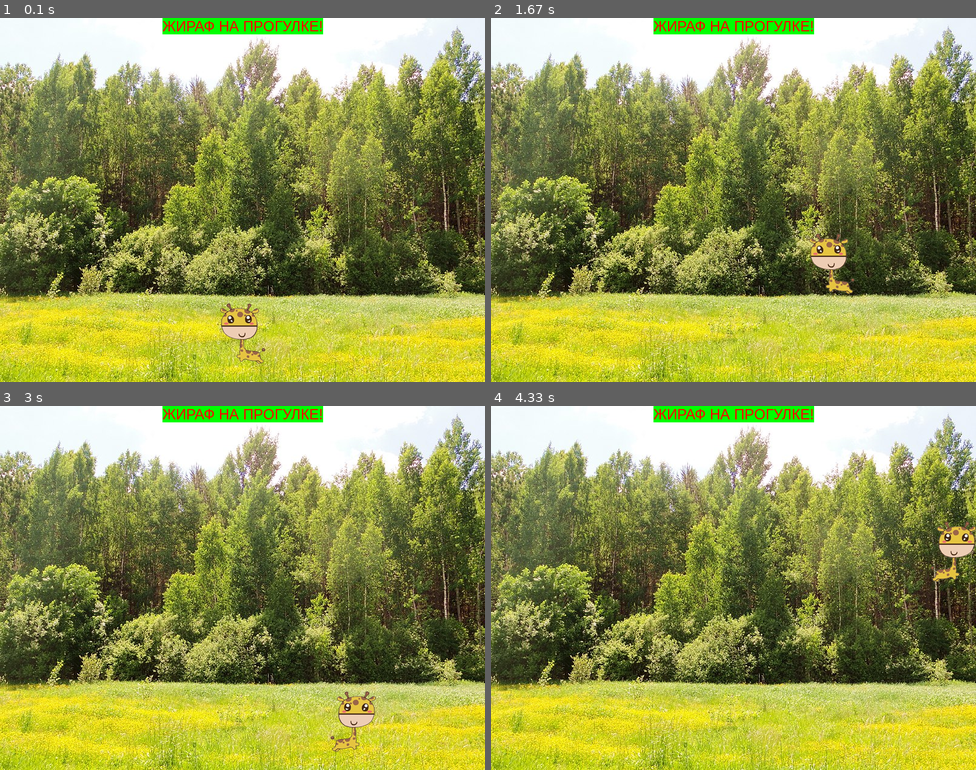
Above: before the commit, frames 1-4 (two rows, left to right).
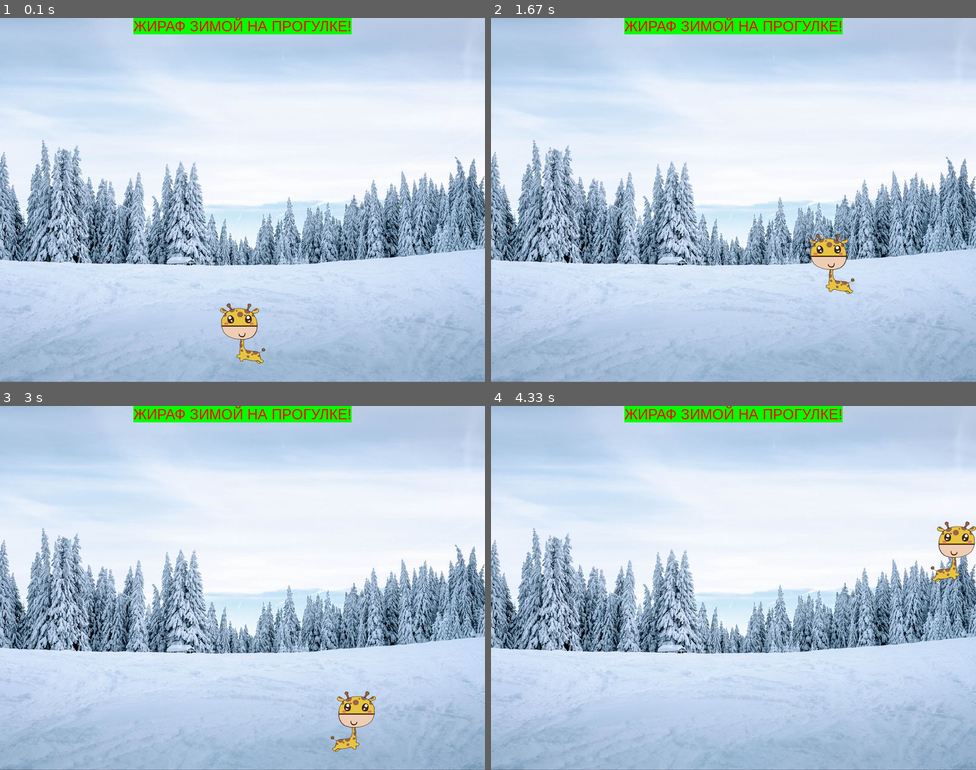
Above: after the commit, the same moments.

Repository: skylinetmk/MyPyGame
Game: pygame game, started from my_learning_scripts/images_and_fonts.py
The game is run twice, just before and just after one commit, with the same random seed, the same clock (stepped at 60 frames per second) and the same inputs.
Inputs:
- Up to frame 1 (0.1 s): no input
- Up to frame 2 (1.67 s): hold Right 0.33-0.8 s; hold Right 0.83-1.3 s; tap Space at 0.9, 1.2, 1.4 s; hold Left from 1.33 s (still down)
- Up to frame 3 (3 s): tap Space at 1.7, 1.97, 2.27, 2.4, 2.7 s; release Left at 1.87 s; hold Left 1.9-2.3 s; hold Right 2.33-2.97 s
- Up to frame 4 (4.33 s): hold Left 3-3.47 s; tap Space at 3.07, 3.37, 3.57, 3.87, 4.07 s; hold Right 3.5-3.97 s; hold Right from 4 s (still down)

The runs differ from the first frame. In frame 1, 98% of the frame differs, in the area x 0-100%, y 0-100%; in frame 2, 98%; in frame 3, 98%; in frame 4, 98%.

Commit message:
Заставил жирафа при движении разворачиваться в нужную сторону, создав для него несколько поверхностей.

Diff:
--- a/my_learning_scripts/images_and_fonts.py
+++ b/my_learning_scripts/images_and_fonts.py
@@ -50,7 +50,7 @@
 my_hero_rect.bottom = my_hero_bottom #устанавливаем нижнюю часть героя по верху земли
 
 f = pygame.font.SysFont('Arial', 24)
-sc_text = f.render('ЖИРАФ НА ПРОГУЛКЕ!', 1, RED_COLOR, GREEN_COLOR)
+sc_text = f.render('ЖИРАФ ЗИМОЙ НА ПРОГУЛКЕ!', 1, RED_COLOR, GREEN_COLOR)
 sc_text_rect = sc_text.get_rect(centerx=SC_Width//2, top=0)
 
 
Binary file changed: my_learning_scripts/images/background.jpg
